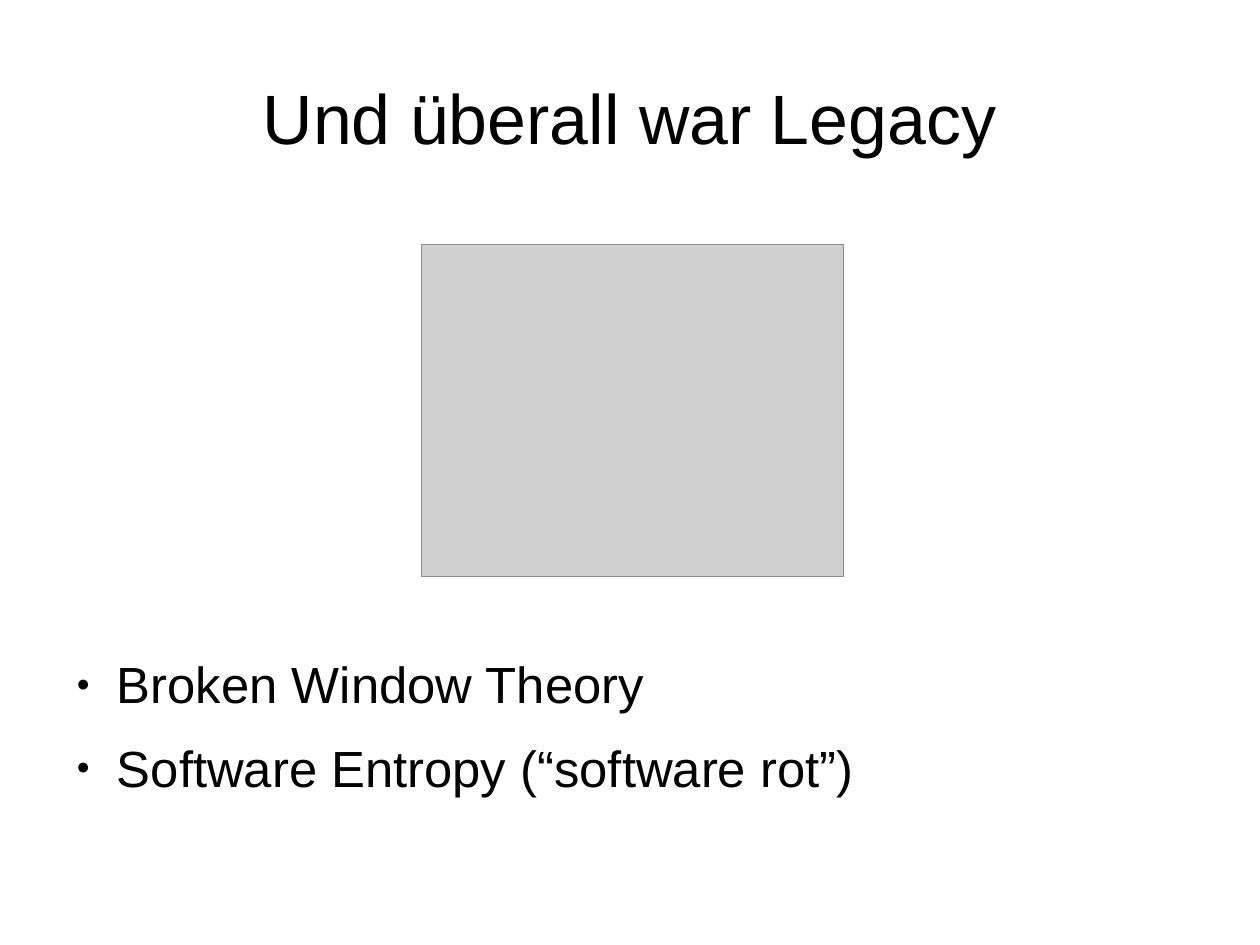
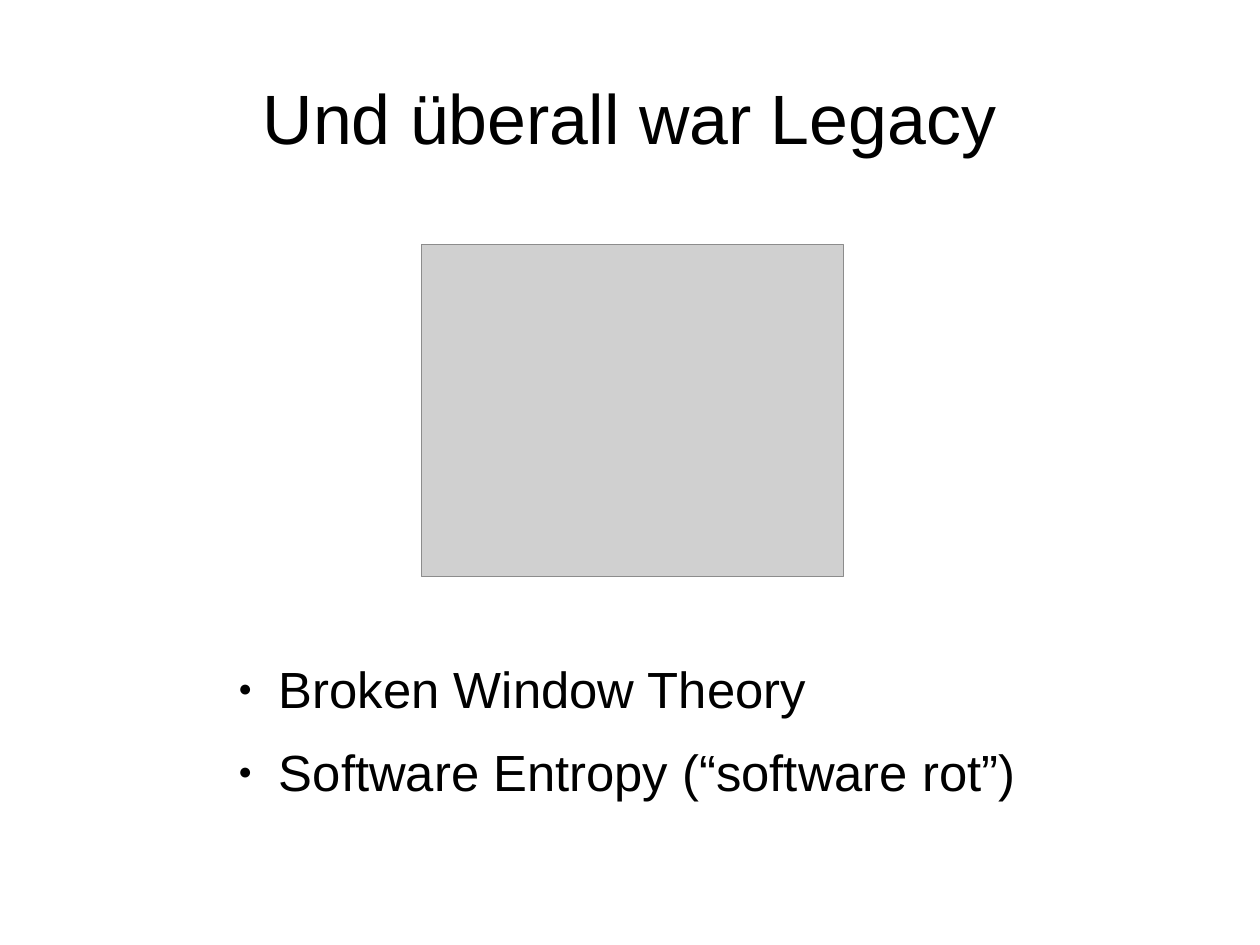
Before and after one commit to Weltraumschaf/Slides, a slide deck: slide 7 of CleanCode/Clean_Code.odp. Drawn at 1260x945 pixels with LibreOffice and Linux fonts; fonts in the diff are those of the drawing; grey boxes stand for pictures. Boxes give left, top, right and bottom in pixels: in the first picture for what was removed or moved away, otherwise in the second. Text is boxed around its words. In the diff, an @@ line names an element or a change of style, - is before the commit and + after.

```diff
--- a/CleanCode/Clean_Code.odp
+++ b/CleanCode/Clean_Code.odp
@@ text "Broken Window Theory": place and size @@
-text "Broken Window Theory" at [117, 666, 853, 797]
+text "Broken Window Theory" at [279, 671, 1015, 802]
```
Also in this commit, not shown: 7 other slides changed, 1 other file.
